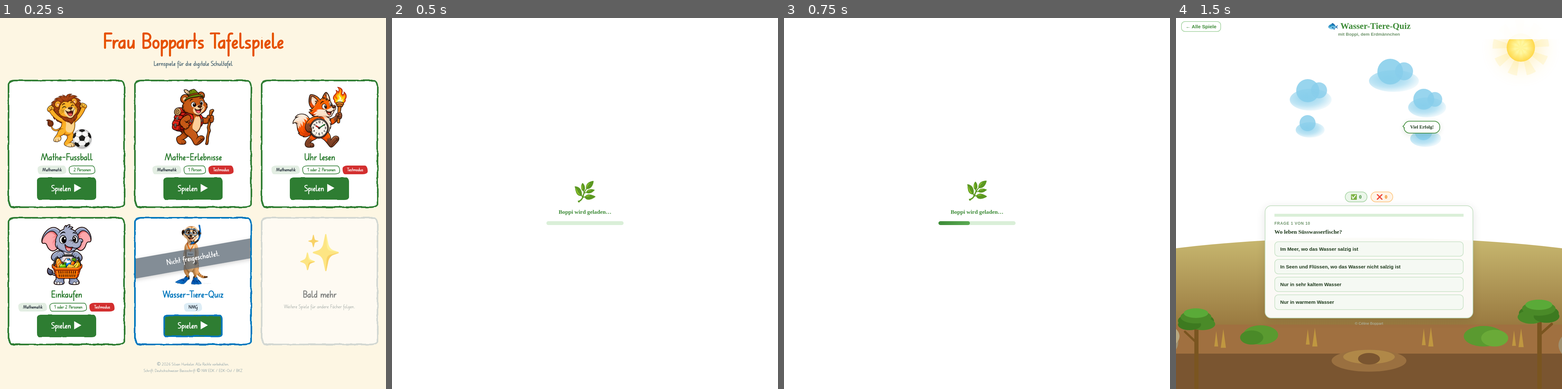
Above: before the commit, frames 1-4 (left to right).
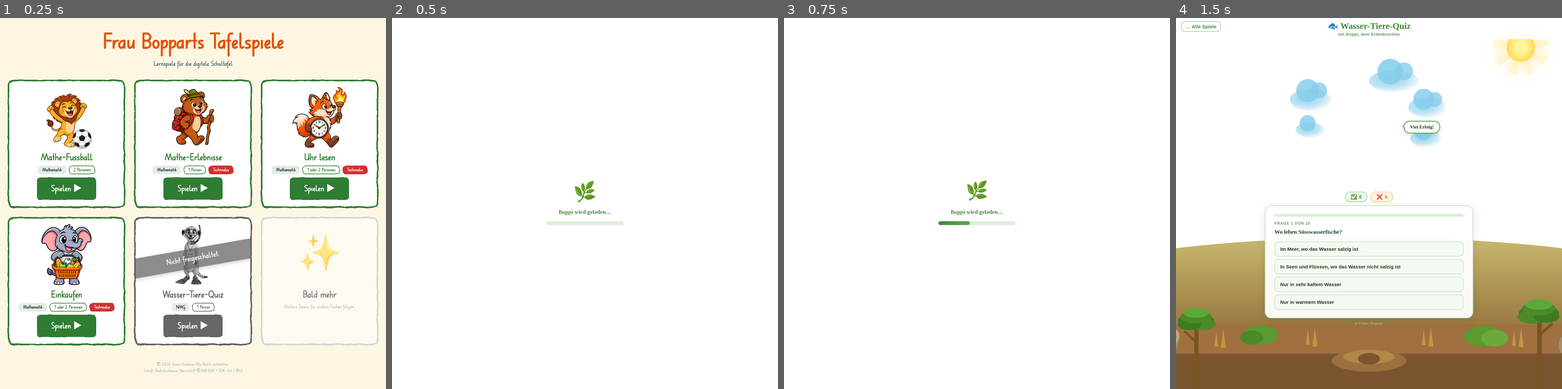
Above: after the commit, the same moments.

Repository: GitSile/frau-bopparts-tafelspiele
Game: browser game, page index.html
The game is run twice, just before and just after one commit, with the same random seed, the same clock (stepped at 60 frames per second) and the same inputs.
Inputs:
- Up to frame 1 (0.25 s): no input
- Up to frame 2 (0.5 s): click "Wasser-Tiere-Quiz NMG Spielen…" (after the commit: "Wasser-Tiere-Quiz NMG 1 Perso…") at 0.27 s
- Up to frame 3 (0.75 s): no input
- Up to frame 4 (1.5 s): no input

The runs differ from the first frame. In frame 1, 2.0% of the frame differs, in the area x 34-66%, y 53-89%; in frame 2, nothing differs; in frame 3, nothing differs; in frame 4, nothing differs.

Commit message:
Startseite: Wasser-Tiere-Quiz ganz grau (auch das Tier und der Rand), weiterhin anklickbar, mit Hinweis «1 Person»
Co-Authored-By: Claude Opus 5.5 <noreply@anthropic.com>

Diff:
--- a/index.html
+++ b/index.html
@@ -50,6 +50,8 @@
     .kachel { position: relative; }
     /* Der Balken wird knapp innerhalb der Kachel abgeschnitten; der Filzstift-Rand (::after) liegt darüber.
        So berührt der Balken den Rand überall, überdeckt ihn aber nicht. */
+    /* Nicht freigeschaltetes Spiel: ganze Kachel grau (auch das Bild und der Rand), bleibt anklickbar */
+    .kachel.gesperrt { filter: grayscale(1); }
     .sperre-rahmen { position: absolute; inset: 3px; border-radius: inherit; overflow: hidden; pointer-events: none; }
     .sperre {
       position: absolute; left: -20%; right: -20%; top: 32%; text-align: center;
@@ -88,7 +90,7 @@
        modus: Hinweis-Kachel mit der Anzahl Personen, z. B. «1 Person» (leer lassen, wenn keiner)
        farbe: vorerst bei allen Grün (später eine Farbe pro Fach)
        bald: true = Spiel noch im Test: anklickbar, mit rotem Hinweis «Testmodus»
-       gesperrt: true = grauer Querbalken «Nicht freigeschaltet.» über der Kachel
+       gesperrt: true = ganze Kachel grau mit Querbalken «Nicht freigeschaltet.» (bleibt anklickbar)
        ========================================================= */
     const SPIELE = [
       {
@@ -134,7 +136,7 @@
       {
         name: 'Wasser-Tiere-Quiz',
         fach: 'NMG',
-        modus: '',
+        modus: '1 Person',
         text: '',
         link: 'spiele/wasser-tiere-quiz/index.html',
         bild: 'spiele/wasser-tiere-quiz/kachel-boppi.png',
@@ -147,7 +149,7 @@
     const kacheln = document.getElementById('kacheln');
     const esc = s => String(s).replace(/[&<>"']/g, c => ({ '&': '&amp;', '<': '&lt;', '>': '&gt;', '"': '&quot;', "'": '&#39;' }[c]));
     kacheln.innerHTML = SPIELE.map(s => `
-      <a class="kachel filz" href="${esc(s.link)}" style="--farbe:${s.farbe}; --farbe-hell:${s.farbe}22">
+      <a class="kachel filz${s.gesperrt ? ' gesperrt' : ''}" href="${esc(s.link)}" style="--farbe:${s.farbe}; --farbe-hell:${s.farbe}22">
         <div class="kachel-bild"><img src="${esc(s.bild)}" alt="">${s.vorne ? `<img class="vorne" src="${esc(s.vorne)}" alt="">` : ''}</div>
         <h2>${esc(s.name)}</h2>
         <div class="hinweise">
